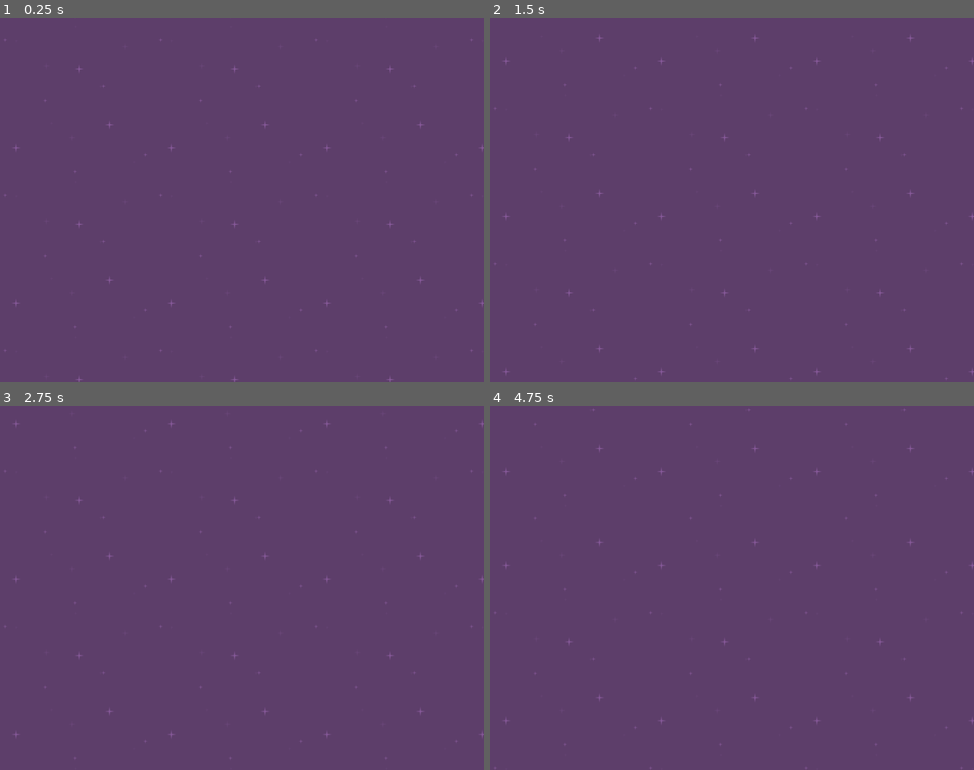
Above: before the commit, frames 1-4 (two rows, left to right).
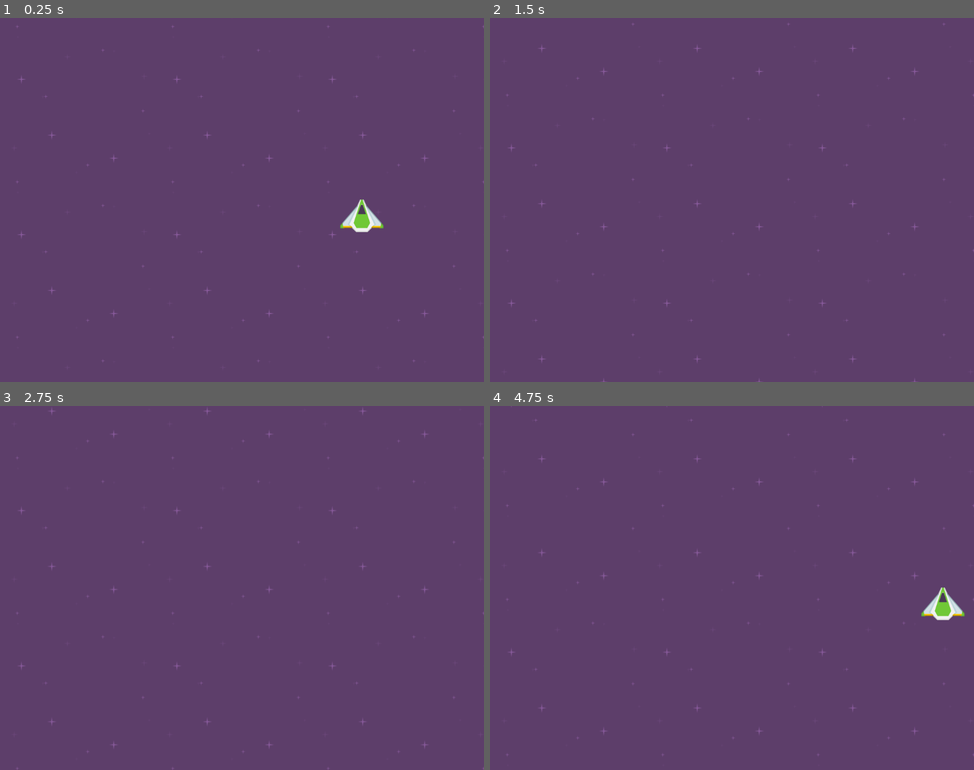
Above: after the commit, the same moments.

Repository: PaulSolheim/spaceattack-gruppe1
Game: Godot game, scene res://Main.tscn
Same seed, same stepped clock (60 frames per second), same inputs: the game is played once before the commit and once after it.
Inputs:
- Up to frame 1 (0.25 s): no input
- Up to frame 2 (1.5 s): hold Right (right, bound only after the commit) 0.53-1.28 s; hold Left (left, bound only after the commit) from 1.28 s (still down)
- Up to frame 3 (2.75 s): release Left (left, bound only after the commit) at 2.03 s; hold Right (right, bound only after the commit) from 2.03 s (still down)
- Up to frame 4 (4.75 s): release Right (right, bound only after the commit) at 3.53 s; hold Left (left, bound only after the commit) from 3.53 s (still down)

The runs differ from the first frame. In frame 1, 0.7% of the frame differs, in the area x 1-100%, y 2-100%; in frame 2, 0.3%; in frame 3, 0.3%; in frame 4, 0.7%, in the area x 1-100%, y 0-100%.

Commit message:
etter 1. gang
etter 1. kurskveld.

Diff:
--- a/Main.tscn
+++ b/Main.tscn
@@ -1,7 +1,14 @@
-[gd_scene load_steps=2 format=2]
+[gd_scene load_steps=3 format=2]
 
 [ext_resource path="res://Background.tscn" type="PackedScene" id=1]
+[ext_resource path="res://Spiller.tscn" type="PackedScene" id=2]
 
 [node name="Main" type="Node" index="0"]
 
 [node name="Background" parent="." index="0" instance=ExtResource( 1 )]
+
+position = Vector2( -95, 17 )
+
+[node name="Spiller" parent="." index="1" instance=ExtResource( 2 )]
+
+position = Vector2( 599.189, 333.129 )
--- /dev/null
+++ b/Spiller.gd
@@ -0,0 +1,16 @@
+extends KinematicBody2D
+
+# class member variables go here, for example:
+# var a = 2
+# var b = "textvar"
+
+var speed = 500
+
+func _ready():
+	pass
+
+func _process(delta):
+	if Input.is_action_pressed("left"):
+		position.x -= speed * delta
+	elif Input.is_action_pressed("right"):
+		position.x += speed * delta
--- /dev/null
+++ b/Spiller.tscn
@@ -0,0 +1,30 @@
+[gd_scene load_steps=4 format=2]
+
+[ext_resource path="res://Spiller.gd" type="Script" id=1]
+[ext_resource path="res://sprites/playerShip3_green.png" type="Texture" id=2]
+
+[sub_resource type="CircleShape2D" id=1]
+
+custom_solver_bias = 0.0
+radius = 65.3608
+
+[node name="Spiller" type="KinematicBody2D"]
+
+position = Vector2( 3.18939, 4.129 )
+scale = Vector2( 0.629936, 0.610003 )
+input_pickable = false
+collision_layer = 1
+collision_mask = 1
+collision/safe_margin = 0.08
+script = ExtResource( 1 )
+
+[node name="CollisionShape2D" type="CollisionShape2D" parent="." index="0"]
+
+position = Vector2( -0.927053, 0.478649 )
+shape = SubResource( 1 )
+
+[node name="Sprite" type="Sprite" parent="." index="1"]
+
+position = Vector2( -0.169026, -11.8378 )
+scale = Vector2( 1.16431, 1.17953 )
+texture = ExtResource( 2 )
--- a/project.godot
+++ b/project.godot
@@ -18,6 +18,15 @@
 
 window/size/width=800
 
+[input]
+
+left=[ Object(InputEventKey,"resource_local_to_scene":false,"resource_name":"","device":0,"alt":false,"shift":false,"control":false,"meta":false,"command":false,"pressed":false,"scancode":16777231,"unicode":0,"echo":false,"script":null)
+, Object(InputEventJoypadMotion,"resource_local_to_scene":false,"resource_name":"","device":0,"axis":0,"axis_value":-1.0,"script":null)
+ ]
+right=[ Object(InputEventKey,"resource_local_to_scene":false,"resource_name":"","device":0,"alt":false,"shift":false,"control":false,"meta":false,"command":false,"pressed":false,"scancode":16777233,"unicode":0,"echo":false,"script":null)
+, Object(InputEventJoypadMotion,"resource_local_to_scene":false,"resource_name":"","device":0,"axis":0,"axis_value":1.0,"script":null)
+ ]
+
 [rendering]
 
 environment/default_environment="res://default_env.tres"
